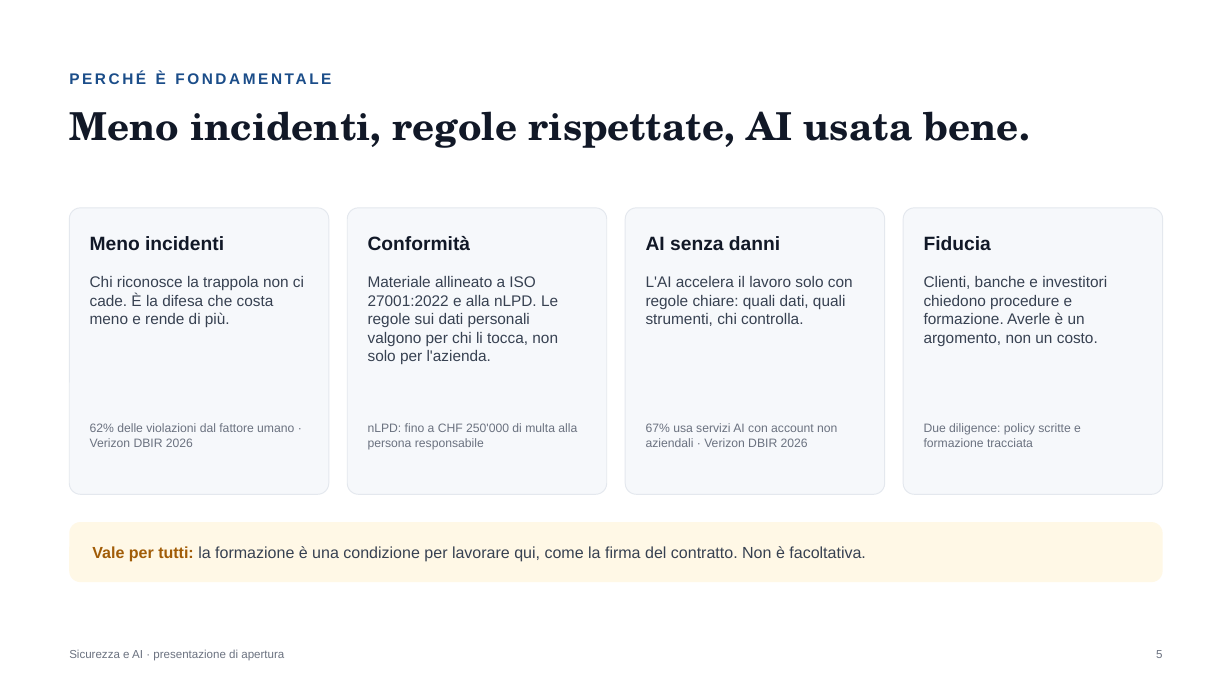
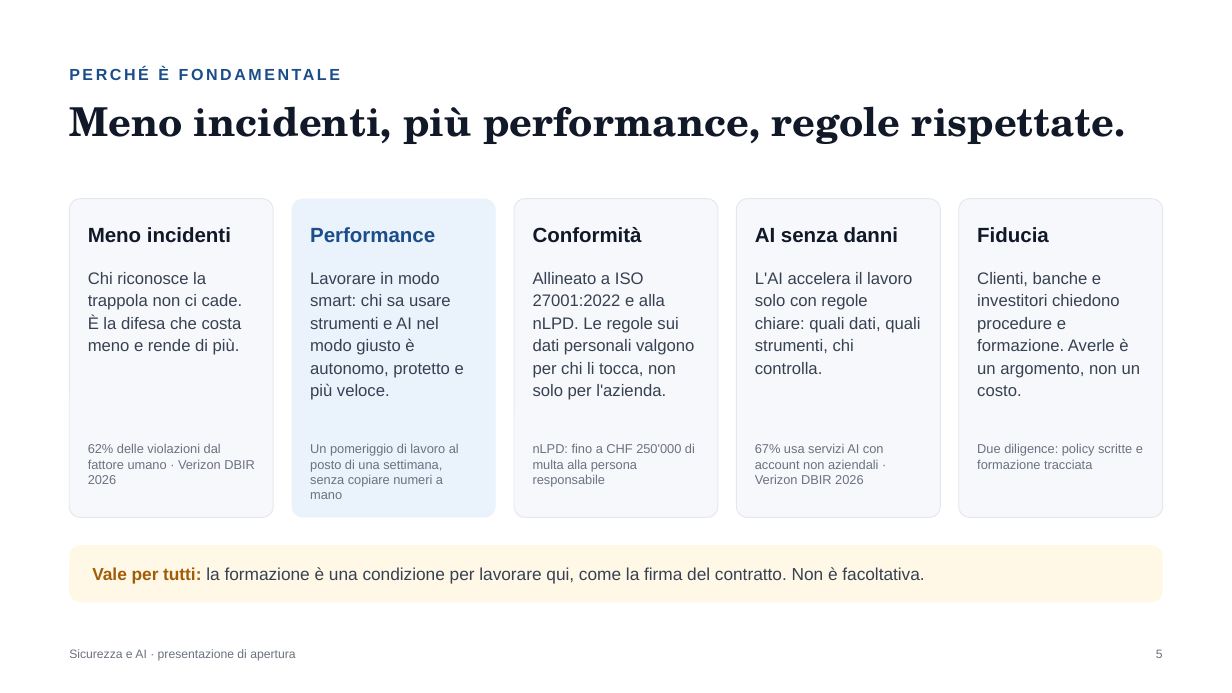
Before and after one commit to Mr-Hodler/IT-Security-AI-CrossCompany, a slide deck: slide 5 of Presentazione di apertura, Sicurezza e AI.pptx. Drawn at 1232x693 pixels with LibreOffice and Linux fonts; fonts in the diff are those of the drawing. Boxes give left, top, right and bottom in pixels: in the first picture for what was removed or moved away, otherwise in the second. Text is boxed around its words. In the diff, an @@ line names an element or a change of style, - is before the commit and + after.

Commit message:
Parte 2 v1.7 tech stack opzionale e guida 1Password, AI Parte 1 v1.4 tutorial skill e connettori, apertura v2

```diff
--- a/Presentazione di apertura, Sicurezza e AI.pptx
+++ b/Presentazione di apertura, Sicurezza e AI.pptx
@@ text "PERCHÉ È FONDAMENTALE" at (158,67,169,80): size 12 to 12.5 pt @@
@@ text at (69,106,1126,144): text changed; size 30 to 31 pt @@
-Meno incidenti, regole rispettate, AI usata bene.
+Meno incidenti, più performance, regole rispettate.
@@ rounded rectangle: place and size @@
-rounded rectangle at (69,208,329,494)
+rounded rectangle at (69,199,274,518)
@@ rounded rectangle: place and size @@
-rounded rectangle at (348,208,607,494)
+rounded rectangle at (292,199,496,518)
@@ rounded rectangle at (292,199,496,518): fill #F6F8FB to #EAF2FC; outline #E4E8EE 0.75 pt to none; proportions changed @@
@@ rounded rectangle: place and size @@
-rounded rectangle at (626,208,885,494)
+rounded rectangle at (514,199,718,518)
@@ rounded rectangle: place and size @@
-rounded rectangle at (903,208,1163,494)
+rounded rectangle at (737,199,941,518)
@@ rounded rectangle added at (959,199,1164,518), fill #F6F8FB, outline #E4E8EE 0.75 pt @@
@@ text "Meno incidenti": place and size @@
-text "Meno incidenti" at (90,236,224,250)
+text "Meno incidenti" at (88,227,231,243)
@@ text added at (310,227,435,242), 16 pt, text #1B4D89, bold @@
+Performance
@@ size 15 to 16 pt in 4 elements at (88,227,231,243), (977,227,1049,243), (755,227,899,243), (533,227,642,243) @@
@@ text "Conformità": place and size @@
-text "Conformità" at (368,236,471,250)
+text "Conformità" at (533,227,642,243)
@@ text "AI senza danni": place and size @@
-text "AI senza danni" at (646,236,780,250)
+text "AI senza danni" at (755,227,899,243)
@@ text "Fiducia": place and size @@
-text "Fiducia" at (924,236,991,250)
+text "Fiducia" at (977,227,1049,243)
@@ size 12 to 13 pt; line spacing 1 to 1.12 in 3 elements at (88,272,243,355), (977,272,1141,396), (755,272,920,374) @@
@@ text "L'AI accelera il lavoro solo ...": place and size @@
-text "L'AI accelera il lavoro solo ..." at (646,276,853,326)
+text "L'AI accelera il lavoro solo ..." at (755,272,920,374)
@@ text "Clienti, banche e investitori chiedono ...": place and size @@
-text "Clienti, banche e investitori chiedono ..." at (924,276,1107,346)
+text "Clienti, banche e investitori chiedono ..." at (977,272,1141,396)
@@ text added at (310,272,464,400), 13 pt, text #374151 @@
+Lavorare in modo smart: chi sa usare strumenti e AI nel modo giusto è autonomo, protetto e più veloce.
@@ text at (533,272,694,400): text changed; size 12 to 13 pt @@
-Materiale allineato a ISO 27001:2022 e alla nLPD. Le regole sui dati personali valgono per chi li tocca, non solo per l'azienda.
+Allineato a ISO 27001:2022 e alla nLPD. Le regole sui dati personali valgono per chi li tocca, non solo per l'azienda.
@@ text "62% delle violazioni dal fattore ...": place and size @@
-text "62% delle violazioni dal fattore ..." at (90,423,294,447)
+text "62% delle violazioni dal fattore ..." at (88,443,255,484)
@@ text added at (310,444,459,499), 10 pt, text #6B7280 @@
+Un pomeriggio di lavoro al posto di una settimana, senza copiare numeri a mano
@@ size 9.5 to 10 pt in 4 elements at (88,443,255,484), (977,443,1143,469), (755,444,884,484), (533,443,695,487) @@
@@ text "nLPD: fino a CHF 250'000 ...": place and size @@
-text "nLPD: fino a CHF 250'000 ..." at (368,423,577,450)
+text "nLPD: fino a CHF 250'000 ..." at (533,443,695,487)
@@ text "67% usa servizi AI con ...": place and size @@
-text "67% usa servizi AI con ..." at (646,423,837,447)
+text "67% usa servizi AI con ..." at (755,444,884,484)
@@ text "Due diligence: policy scritte e ...": place and size @@
-text "Due diligence: policy scritte e ..." at (924,423,1081,447)
+text "Due diligence: policy scritte e ..." at (977,443,1143,469)
@@ proportions changed in 4 elements at (69,199,274,518), (514,199,718,518), (737,199,941,518), (69,545,1163,603) @@
@@ rounded rectangle: place and size @@
-rounded rectangle at (69,522,1163,582)
+rounded rectangle at (69,545,1163,603)
@@ text "Vale per tutti: la formazione ...": place and size @@
-text "Vale per tutti: la formazione ..." at (92,546,866,562)
+text "Vale per tutti: la formazione ..." at (92,567,924,584)
@@ text "Vale per tutti: la formazione ..." at (92,567,924,584): size 12.5 to 13.5 pt @@
@@ text "Sicurezza e AI · presentazione ..." at (69,649,295,661): size 9 to 9.5 pt @@
```
Also in this commit, not shown: 7 other slides changed, 1 slide added, 3 slides removed, 4 other files.
